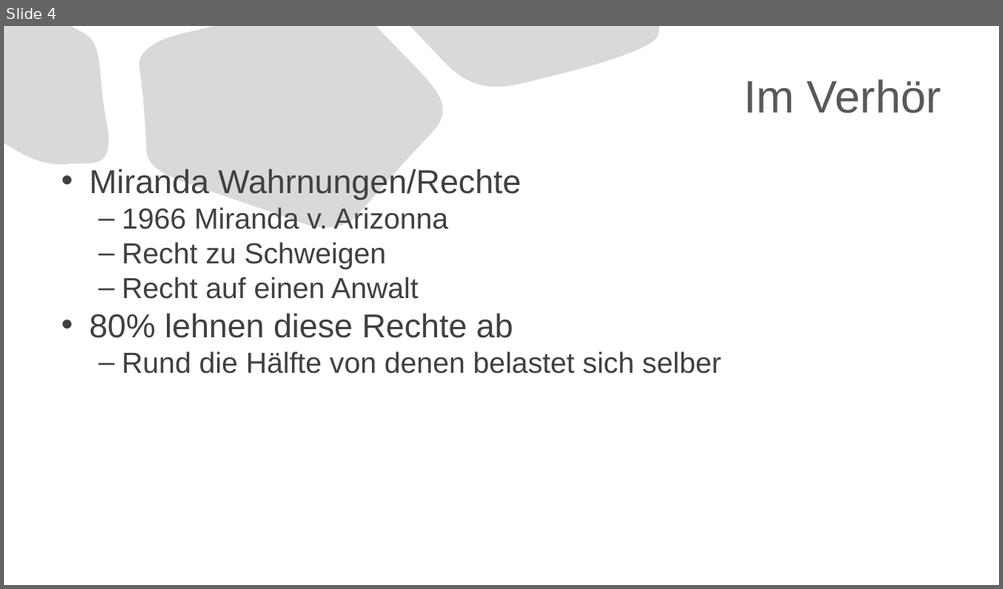
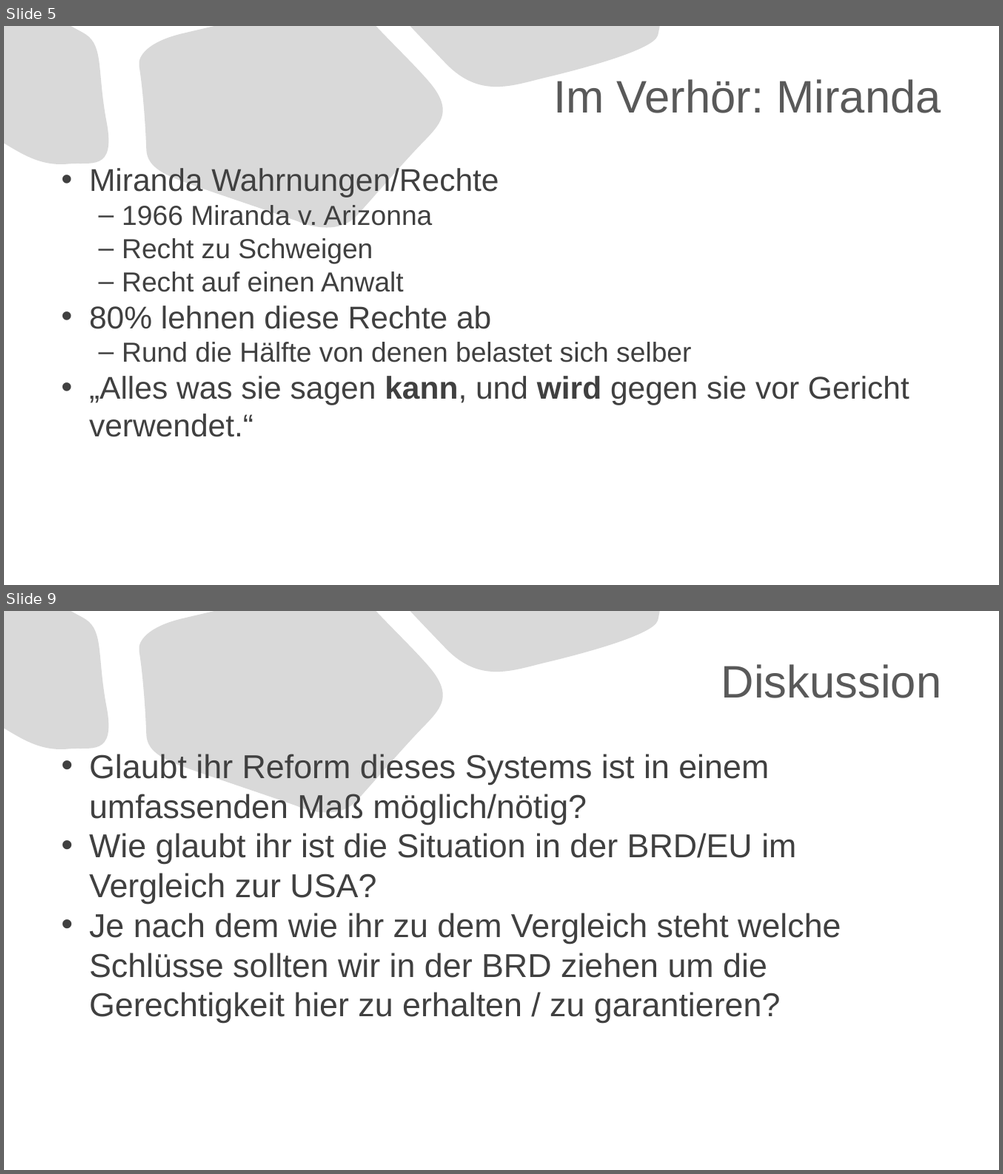
Before and after one commit to MAA28/Abi, a slide deck: Seminarfach/Präsentation.pptx. Shown one above the other, each under a label of ours: slide 4 before the commit, slides 5 and 9 after it; the slides between them are not shown. The pictures are 1003x589 and 1003x1174 pixels, drawn with LibreOffice and Linux fonts; fonts in the diff are those of the drawing. Boxes give left, top, right and bottom in pixels: in the first picture for what was removed or moved away, otherwise in the second. Text is boxed around its words. In the diff, an @@ line names an element or a change of style, - is before the commit and + after.

```diff
--- a/Seminarfach/Präsentation.pptx
+++ b/Seminarfach/Präsentation.pptx
@@ slide 9 added at <box>4,611,999,1170</box>, background #FFFFFF; not listed: 3 template elements that a slide beside it also shows @@
@@ title added at <box>721,664,942,698</box>, 44 pt, text #595959 @@
+Diskussion
@@ text added at <box>89,754,840,1023</box>, 32 pt, text #404040 @@
+• Glaubt ihr Reform dieses Systems ist in einem umfassenden Maß möglich/nötig?
+• Wie glaubt ihr ist die Situation in der BRD/EU im Vergleich zur USA?
+• Je nach dem wie ihr zu dem Vergleich steht welche Schlüsse sollten wir in der BRD ziehen um die Gerechtigkeit hier zu erhalten / zu garantieren?
@@ what was slide 4 is now slide 5 @@
@@ slide 5 changed as well @@
@@ title at <box>553,79,940,113</box>: text changed @@
-Im Verhör
+Im Verhör: Miranda
@@ text at <box>89,168,691,363</box>: size 32 to 30.4 pt in "Miranda Wahrnungen/Rechte", "80% lehnen diese Rechte ab"; size 28 to 26.6 pt in "1966 Miranda v. Arizonna", "Recht zu Schweigen", "Recht auf einen Anwalt", "Rund die Hälfte von denen belastet sich ..." @@
@@ text at <box>89,376,909,437</box>: paragraph added @@
+• „Alles was sie sagen kann, und wird gegen sie vor Gericht verwendet.“
```
Also in this commit, not shown: 3 other slides changed, 4 other slides added.
